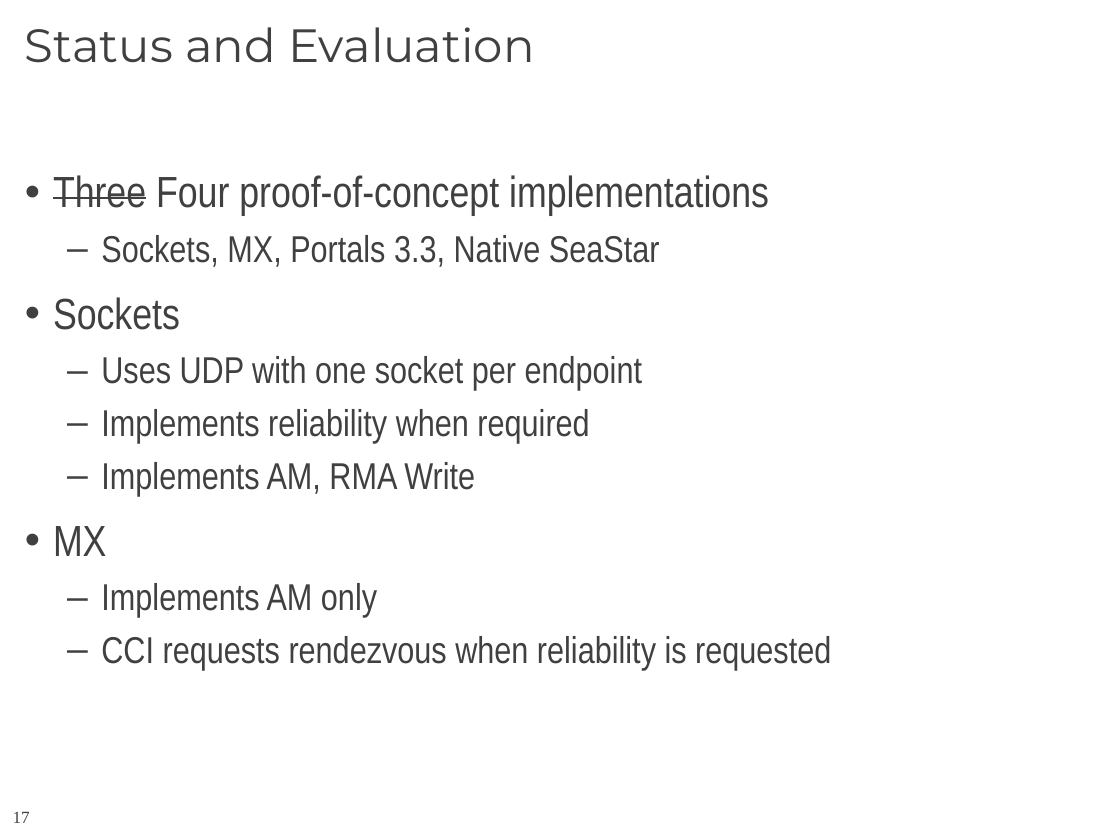
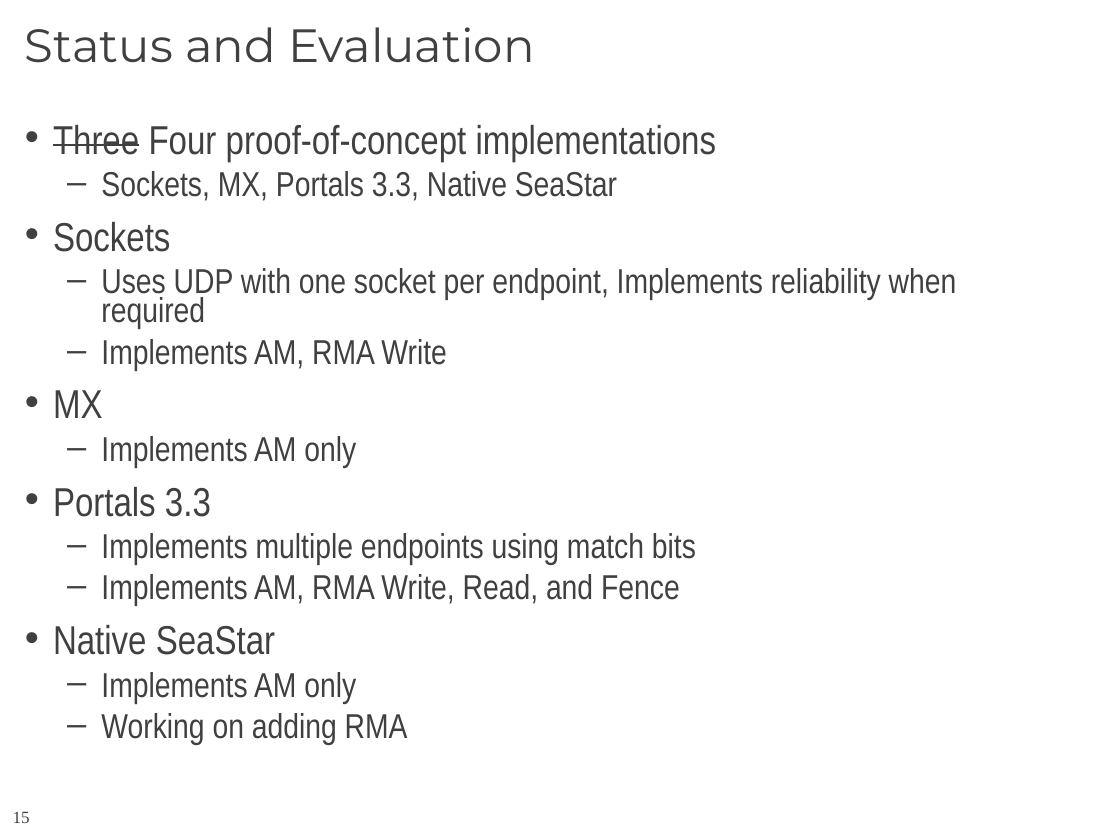
Before and after one commit to CCI/pub, a slide deck: slide 15 of slides/HotI-2011/2011-HotI-CCI-OLCF.pptx (slide 17 before the commit). Drawn at 1120x840 pixels with LibreOffice and Linux fonts; fonts in the diff are those of the drawing; background and template pictures are left out. Boxes give left, top, right and bottom in pixels: in the first picture for what was removed or moved away, otherwise in the second. Text is boxed around its words. In the diff, an @@ line names an element or a change of style, - is before the commit and + after.

```diff
--- a/slides/HotI-2011/2011-HotI-CCI-OLCF.pptx
+++ b/slides/HotI-2011/2011-HotI-CCI-OLCF.pptx
@@ text "Three Four proof-of-concept implementations" moved from (x1=53, y1=175, x2=831, y2=670) to (x1=53, y1=125, x2=957, y2=745) @@
@@ text at (x1=53, y1=125, x2=717, y2=468): size 28 to 25.9 pt in "Three Four proof-of-concept implementations", "Sockets", "MX"; size 24 to 22.2 pt in "Sockets, MX, Portals 3.3, Native SeaStar", "Implements AM, RMA Write", "Implements AM only"; line spacing 0.9 to 0.7 @@
@@ text at (x1=101, y1=268, x2=957, y2=329): text changed; size 24 to 22.2 pt @@
-  – Uses UDP with one socket per endpoint
-  – Implements reliability when required
+  – Uses UDP with one socket per endpoint, Implements reliability when required
@@ text at (x1=53, y1=487, x2=696, y2=745): text changed; size 24 to 22.2 pt @@
-  – CCI requests rendezvous when reliability is requested
+• Portals 3.3
+  – Implements multiple endpoints using match bits
+  – Implements AM, RMA Write, Read, and Fence
+• Native SeaStar
+  – Implements AM only
+  – Working on adding RMA
@@ page number at (x1=13, y1=812, x2=30, y2=823): text changed @@
-17
+15
```
Also in this commit, not shown: 8 other slides changed, 2 slides added, 3 slides removed.
